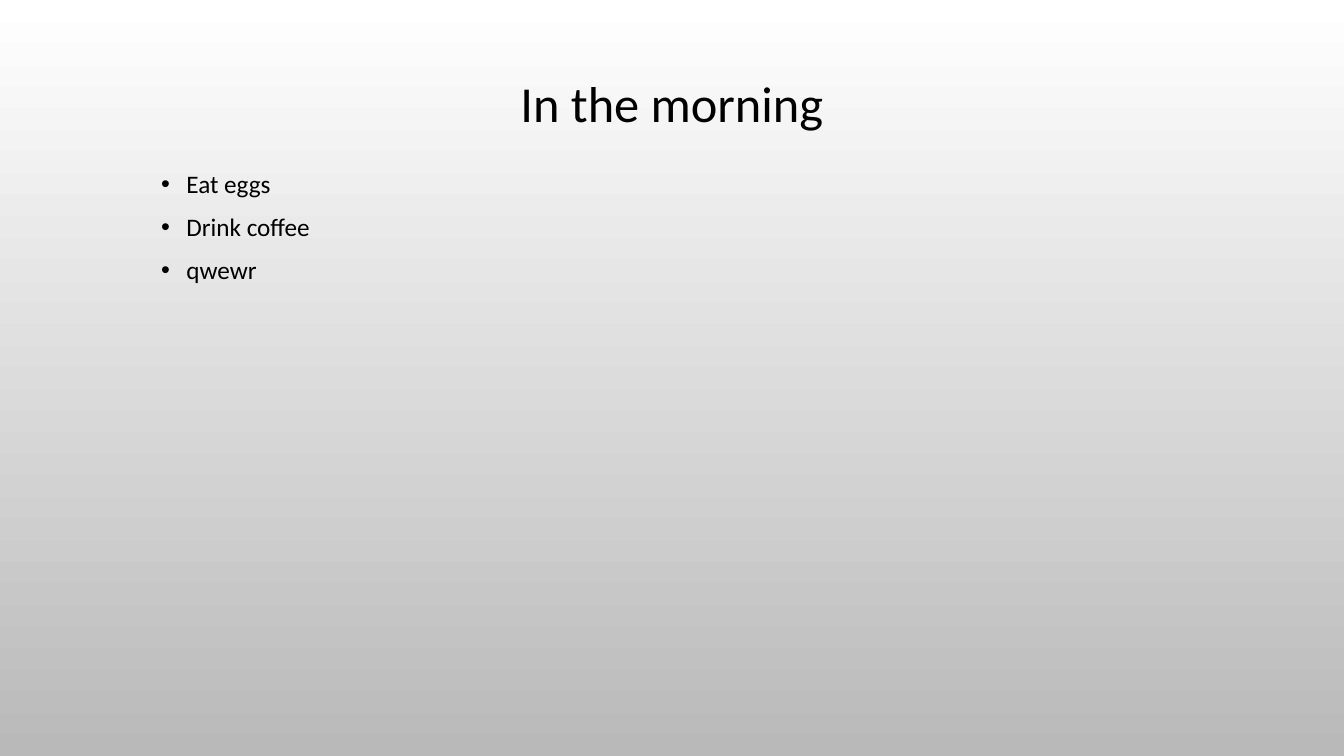
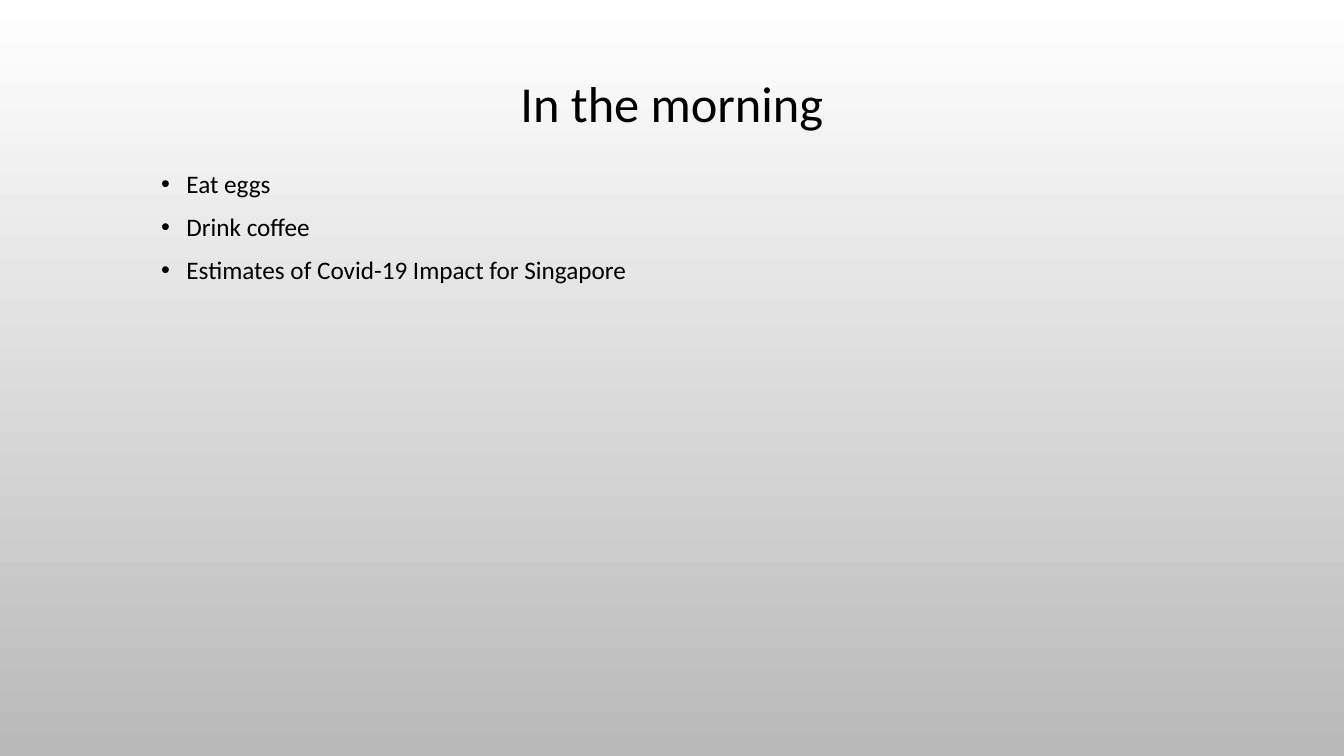
Before and after one commit to ted-dunstone/reports, a slide deck: slide 3 of covid19/presentation.pptx. Drawn at 1344x756 pixels with LibreOffice and Linux fonts; fonts in the diff are those of the drawing; background and template pictures are left out. Boxes give left, top, right and bottom in pixels: in the first picture for what was removed or moved away, otherwise in the second. Text is boxed around its words. In the diff, an @@ line names an element or a change of style, - is before the commit and + after.

```diff
--- a/covid19/presentation.pptx
+++ b/covid19/presentation.pptx
@@ text at (186, 261, 625, 284): text changed @@
-  • qwewr
+  • Estimates of Covid-19 Impact for Singapore
```
Also in this commit, not shown: 1 other slide changed, 35 other files.
